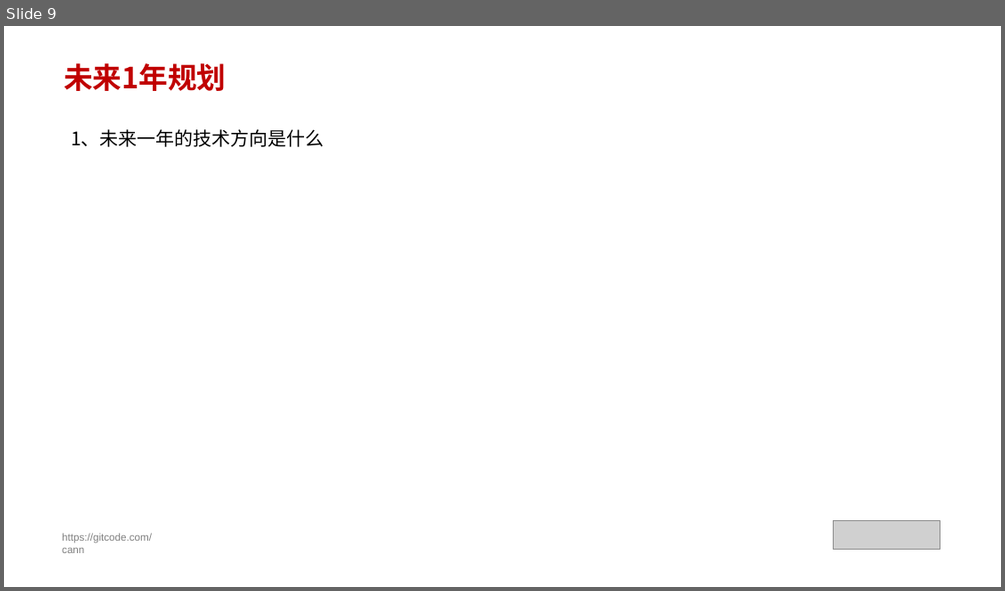
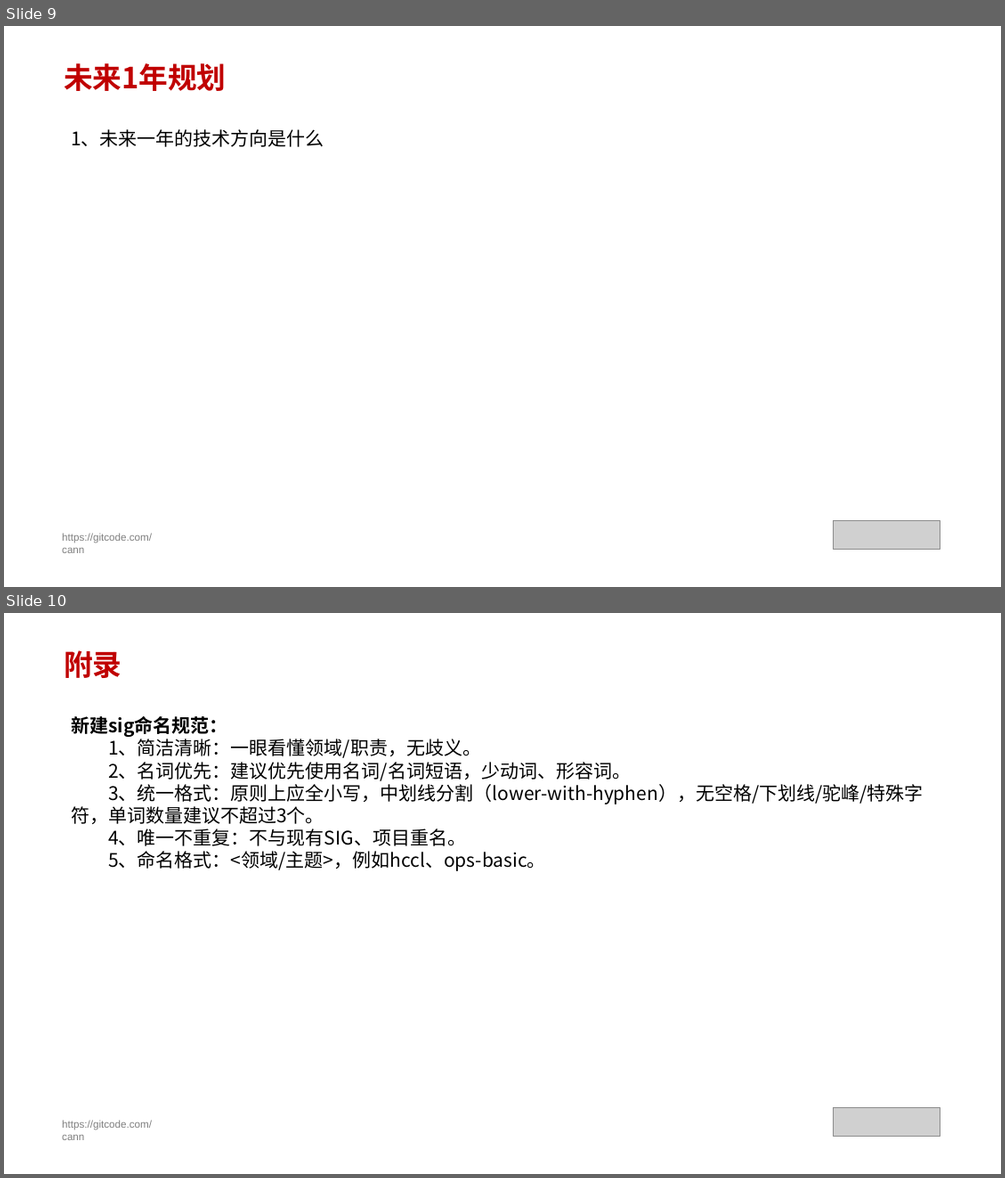
Before and after one commit to hicann/community, a slide deck: templates/SIG组申报模板 v0.2.pptx. Shown one above the other, each under a label of ours: slide 9 before the commit, slides 9 and 10 after it. The pictures are 1005x591 and 1005x1178 pixels, drawn with LibreOffice and Linux fonts; fonts in the diff are those of the drawing; grey boxes stand for pictures. Boxes give left, top, right and bottom in pixels: in the first picture for what was removed or moved away, otherwise in the second. Text is boxed around its words. In the diff, an @@ line names an element or a change of style, - is before the commit and + after.

Commit message:
更新新建仓和新建sig的模板

# message auto-generated for no-merge-commit merge:
!332 merge main into master

更新新建仓和新建sig的模板

Description: 更新新建仓和新建sig的模板

See merge request: cann/community!332

```diff
--- a/templates/SIG组申报模板 v0.2.pptx
+++ b/templates/SIG组申报模板 v0.2.pptx
@@ slide 10 added at <box>4,613,1001,1174</box>, background #FFFFFF @@
@@ text added at <box>64,650,121,678</box>, 28 pt, text #C00000, bold @@
+附录
@@ text added at <box>71,716,923,871</box>, 18 pt, text #000000 @@
+新建sig命名规范：
+1、简洁清晰：一眼看懂领域/职责，无歧义。
+2、名词优先：建议优先使用名词/名词短语，少动词、形容词。
+3、统一格式：原则上应全小写，中划线分割（lower-with-hyphen），无空格/下划线/驼峰/特殊字符，单词数量建议不超过3个。
+4、唯一不重复：不与现有SIG、项目重名。
+5、命名格式：<领域/主题>，例如hccl、ops-basic。
@@ text added at <box>62,1119,152,1140</box>, 10 pt, text #808080 @@
+https://gitcode.com/cann
@@ picture added at <box>833,1107,941,1135</box> @@
```
Also in this commit, not shown: 1 slide changed, 1 other file.
